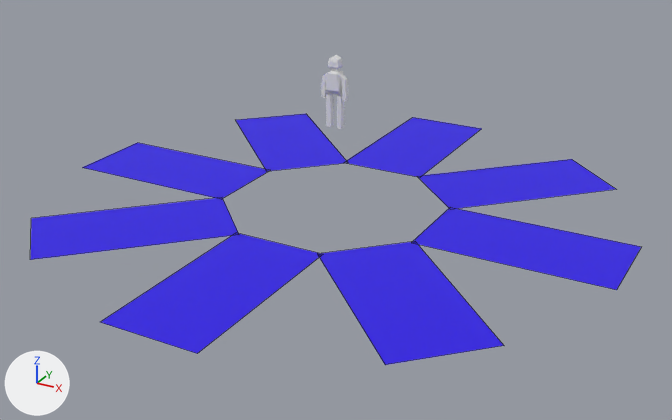
An edit to the Blender file models/person_base.blend, drawn before and after from the same camera.
The view is the same before and after, from a camera (50 mm lens) standing at (54.4, -98.4, 37.8) and looking at (2.1, -3.4, -9.7). The lights are fixed; the arrows at lower left show +X, +Y and +Z. Mesh edges are drawn as thin lines on the coarser meshes.
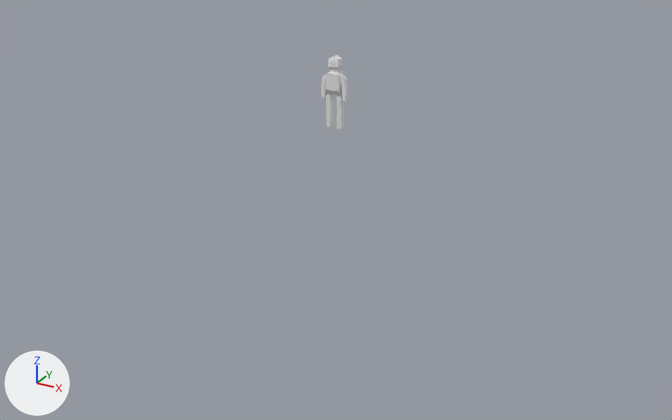
What differs and where, as boxes (x1, y1, x2, y2) in the pictures (672 x 420 px):
'Plane.006', hidden (blue)
    before: (318, 241, 504, 365)
'Plane.007', hidden (blue)
    before: (101, 233, 321, 353)
'Plane.005', hidden (blue)
    before: (411, 207, 641, 290)
'Plane', hidden (blue)
    before: (30, 198, 238, 260)
'Plane.004', hidden (blue)
    before: (418, 159, 615, 209)
'Plane.001', hidden (blue)
    before: (82, 143, 268, 199)
'Plane.003', hidden (blue)
    before: (344, 117, 482, 177)
'Plane.002', hidden (blue)
    before: (235, 114, 348, 171)

Diff of the bpy script that builds the scene:
```diff
--- a/models/person_base.blend.py
+++ b/models/person_base.blend.py
@@ ob_plane @@
 ob_plane.scale = (6.08, 12.2, 6.08)
+ob_plane.hide_set(True)
@@ ob_plane_001 @@
 ob_plane_001.scale = (6.08, 12.2, 6.08)
+ob_plane_001.hide_set(True)
@@ ob_plane_002 @@
 ob_plane_002.scale = (6.08, 12.2, 6.08)
+ob_plane_002.hide_set(True)
@@ ob_plane_003 @@
 ob_plane_003.scale = (6.08, 12.2, 6.08)
+ob_plane_003.hide_set(True)
@@ ob_plane_004 @@
 ob_plane_004.scale = (6.08, 12.2, 6.08)
+ob_plane_004.hide_set(True)
@@ ob_plane_005 @@
 ob_plane_005.scale = (6.08, 12.2, 6.08)
+ob_plane_005.hide_set(True)
@@ ob_plane_006 @@
 ob_plane_006.scale = (6.08, 12.2, 6.08)
+ob_plane_006.hide_set(True)
@@ ob_plane_007 @@
 ob_plane_007.scale = (6.08, 12.2, 6.08)
+ob_plane_007.hide_set(True)
```
